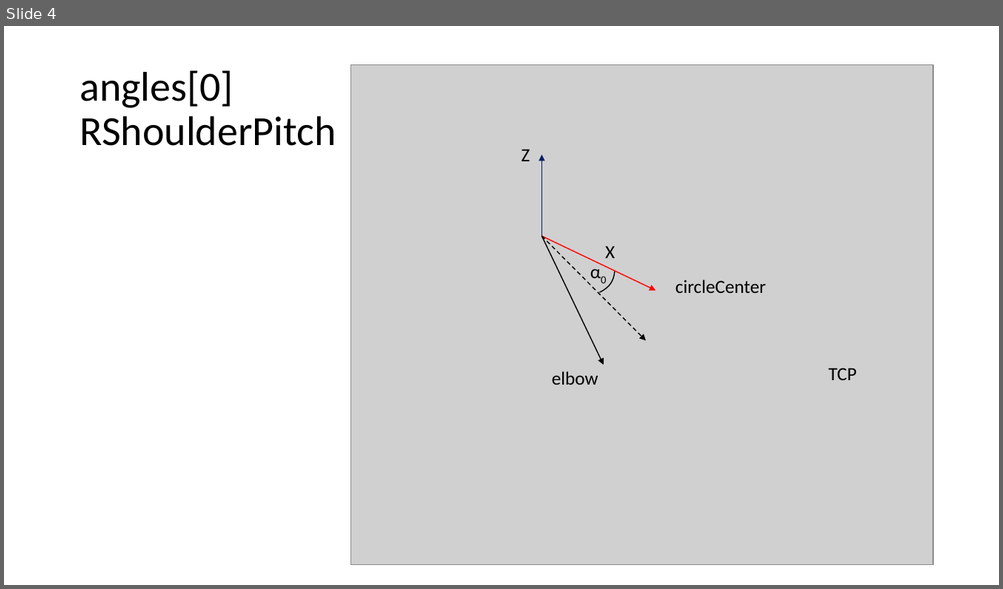
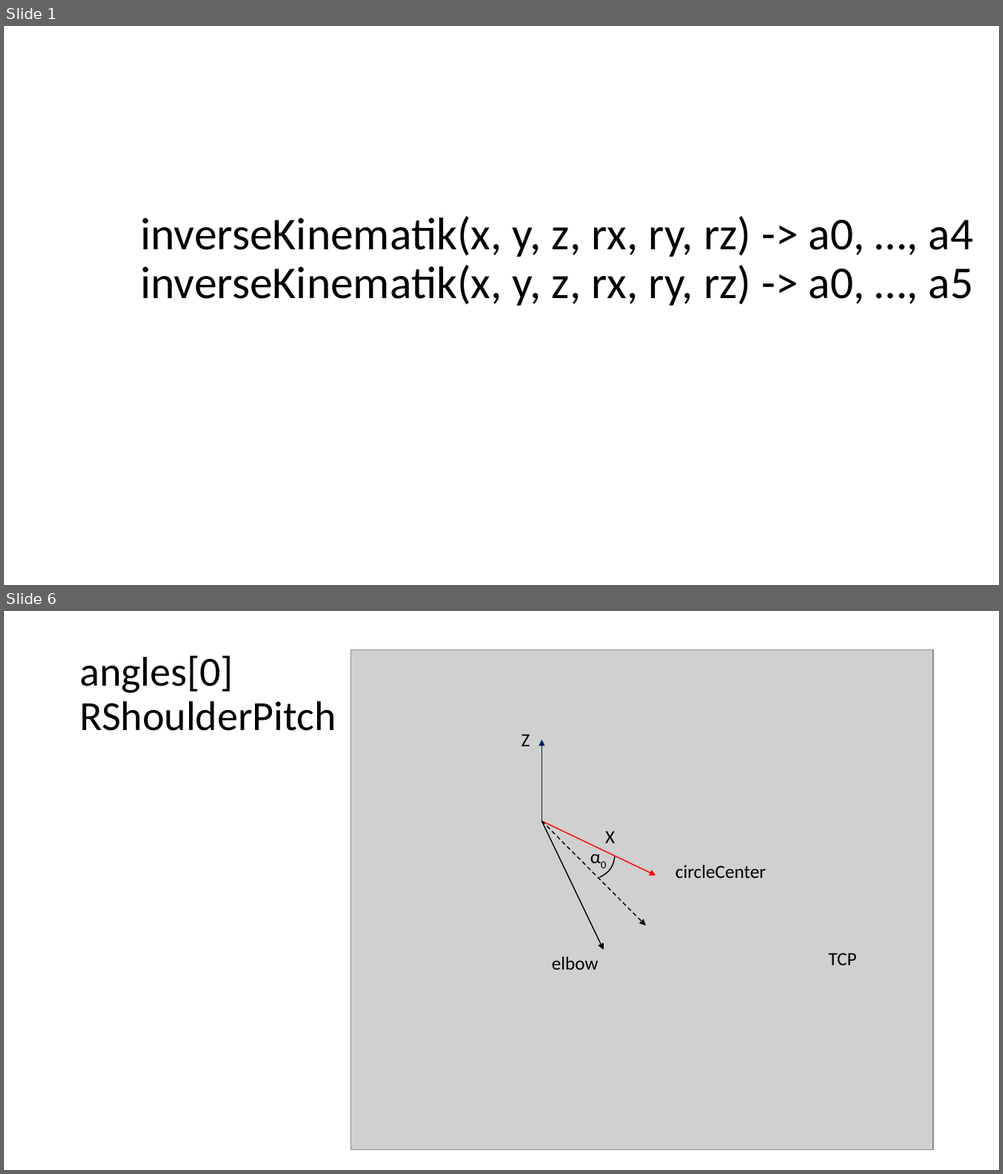
Before and after one commit to zamb79/pepperInverseKinematics, a slide deck: PepperRightArmInverseKinematicsCalculation.pptx. Shown one above the other, each under a label of ours: slide 4 before the commit, slides 1 and 6 after it; the slides between them are not shown. The pictures are 1003x589 and 1003x1174 pixels, drawn with LibreOffice and Linux fonts; fonts in the diff are those of the drawing; grey boxes stand for pictures. Boxes give left, top, right and bottom in pixels: in the first picture for what was removed or moved away, otherwise in the second. Text is boxed around its words. In the diff, an @@ line names an element or a change of style, - is before the commit and + after.

```diff
--- a/PepperRightArmInverseKinematicsCalculation.pptx
+++ b/PepperRightArmInverseKinematicsCalculation.pptx
@@ slide 1 added at (4,26,999,585), background #FFFFFF @@
@@ title added at (140,216,973,306), 44 pt, text #000000 @@
+inverseKinematik(x, y, z, rx, ry, rz) -> a0, …, a4
+inverseKinematik(x, y, z, rx, ry, rz) -> a0, …, a5
@@ what was slide 4 is now slide 6 @@
```
Also in this commit, not shown: 3 slides changed, 1 other slide added.
